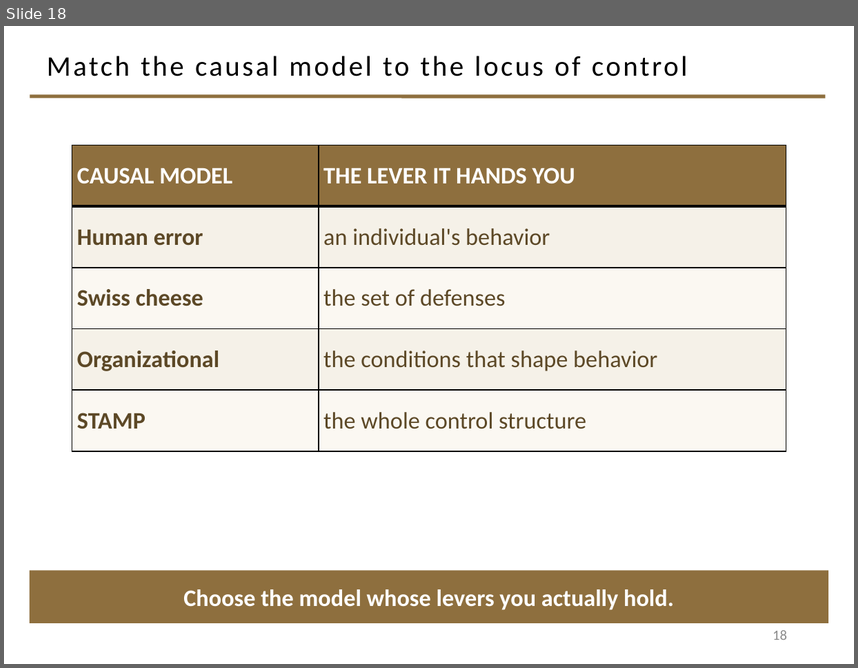
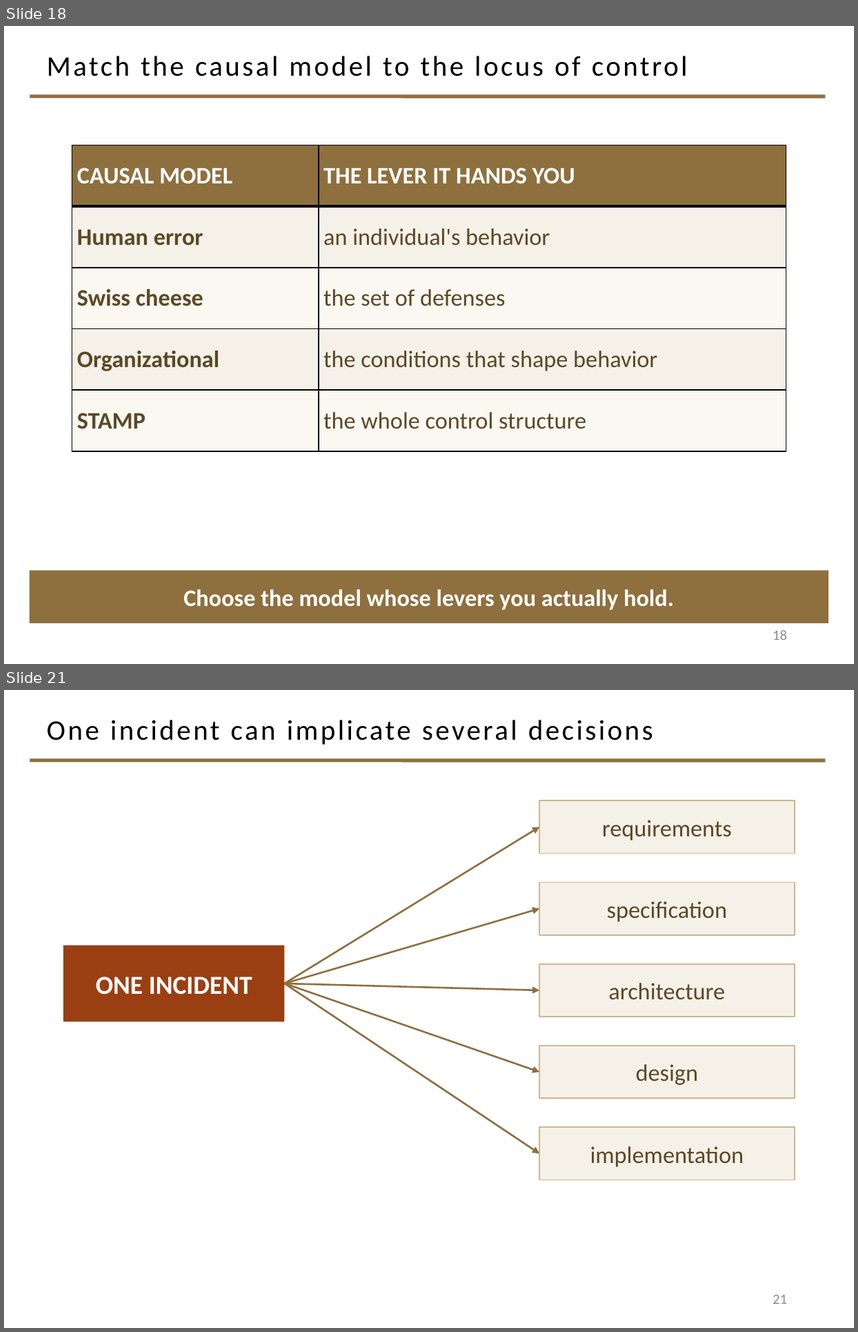
Before and after one commit to davisjam/model-based-agentic-software-engineering, a slide deck: course/lectures/act-2-delegation-and-control/04-failure-aware-engineering/2-4-Failure-Aware-Engineering.pptx. Shown one above the other, each under a label of ours: slide 18 before the commit, slides 18 and 21 after it; the slides between them are not shown. The pictures are 858x668 and 858x1332 pixels, drawn with LibreOffice and Linux fonts; fonts in the diff are those of the drawing; background and template pictures are left out. Boxes give left, top, right and bottom in pixels: in the first picture for what was removed or moved away, otherwise in the second. Text is boxed around its words. In the diff, an @@ line names an element or a change of style, - is before the commit and + after.

Commit message:
deck 2-4: movement 3 — diagnose the failure + convert to engineering knowledge (slides 19-30)

```diff
--- a/course/lectures/act-2-delegation-and-control/04-failure-aware-engineering/2-4-Failure-Aware-Engineering.pptx
+++ b/course/lectures/act-2-delegation-and-control/04-failure-aware-engineering/2-4-Failure-Aware-Engineering.pptx
@@ slide 21 added at <box>4,690,854,1328</box>, background #FFFFFF; not listed: 1 template element that a slide beside it also shows @@
@@ title added at <box>47,720,653,745</box>, 24 pt, text #000000 @@
+One incident can implicate several decisions
@@ rectangle added at <box>539,800,795,854</box>, fill #F5F1E8, outline #C9B991 1 pt, 20 pt, text #5C4826 @@
+requirements
@@ arrow added from (285, 983) to (539, 827), #8E6F3E 1.5 pt @@
@@ rectangle added at <box>539,882,795,935</box>, fill #F5F1E8, outline #C9B991 1 pt, 20 pt, text #5C4826 @@
+specification
@@ arrow added from (285, 983) to (539, 909), #8E6F3E 1.5 pt @@
@@ rectangle added at <box>63,945,285,1021</box>, fill #9A3F12, 22 pt, text #FFFFFF, bold @@
+ONE INCIDENT
@@ rectangle added at <box>539,964,795,1016</box>, fill #F5F1E8, outline #C9B991 1 pt, 20 pt, text #5C4826 @@
+architecture
@@ arrow added from (285, 983) to (539, 990), #8E6F3E 1.5 pt @@
@@ arrow added from (285, 983) to (539, 1072), #8E6F3E 1.5 pt @@
@@ arrow added from (285, 983) to (539, 1153), #8E6F3E 1.5 pt @@
@@ rectangle added at <box>539,1045,795,1098</box>, fill #F5F1E8, outline #C9B991 1 pt, 20 pt, text #5C4826 @@
+design
@@ rectangle added at <box>539,1127,795,1180</box>, fill #F5F1E8, outline #C9B991 1 pt, 20 pt, text #5C4826 @@
+implementation
@@ page number added at <box>773,1294,787,1303</box>, 12 pt, text #8C8C8C @@
+21
```
Also in this commit, not shown: 11 other slides added.
